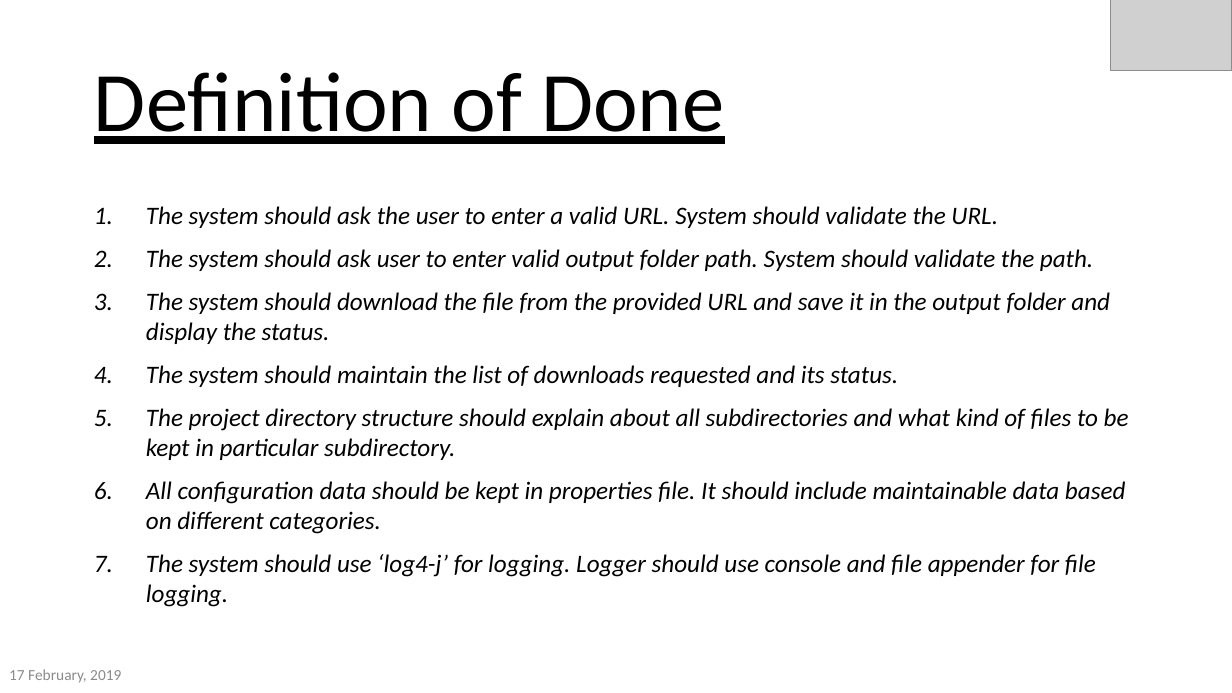
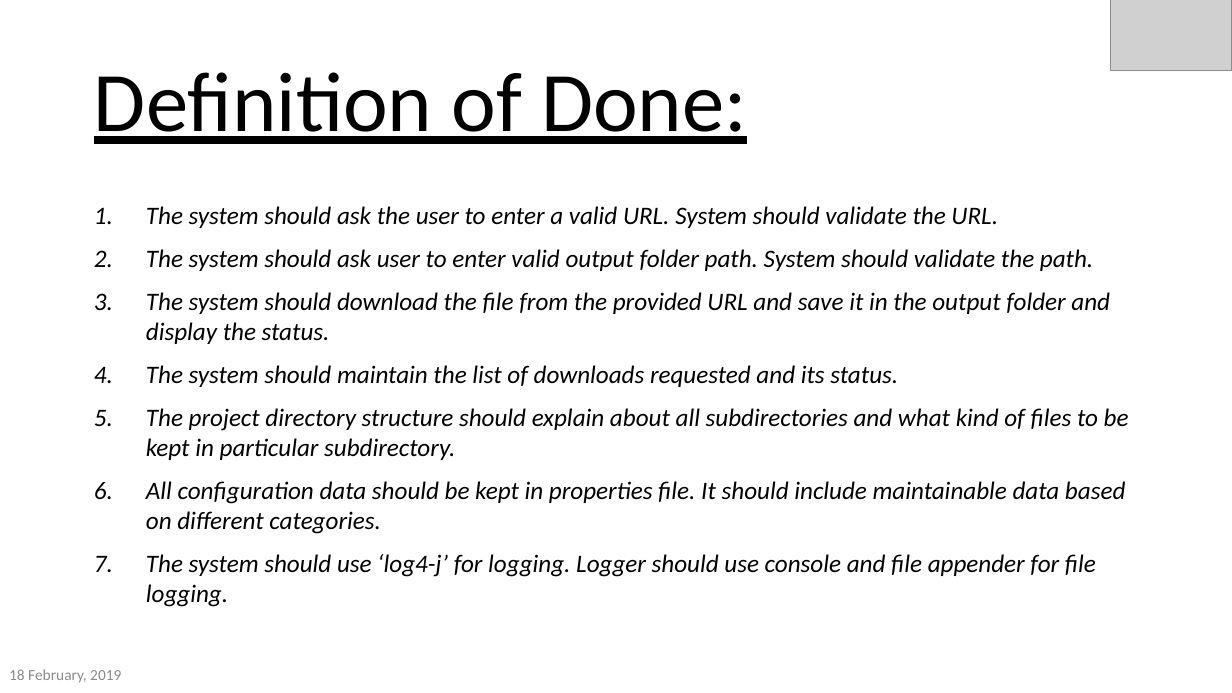
Before and after one commit to akmak1103/DownloadManager, a slide deck: slide 4 of FinalPresentation.pptx. Drawn at 1232x693 pixels with LibreOffice and Linux fonts; fonts in the diff are those of the drawing; grey boxes stand for pictures; background and template pictures are left out. Boxes give left, top, right and bottom in pixels: in the first picture for what was removed or moved away, otherwise in the second. Text is boxed around its words. In the diff, an @@ line names an element or a change of style, - is before the commit and + after.

```diff
--- a/FinalPresentation.pptx
+++ b/FinalPresentation.pptx
@@ title at (94,72,747,144): text changed @@
-Definition of Done
+Definition of Done:
@@ text at (9,669,121,683): text changed @@
-17 February, 2019
+18 February, 2019
```
Also in this commit, not shown: 15 other slides changed, 6 slides added, 1 slide removed, 10 other files.
